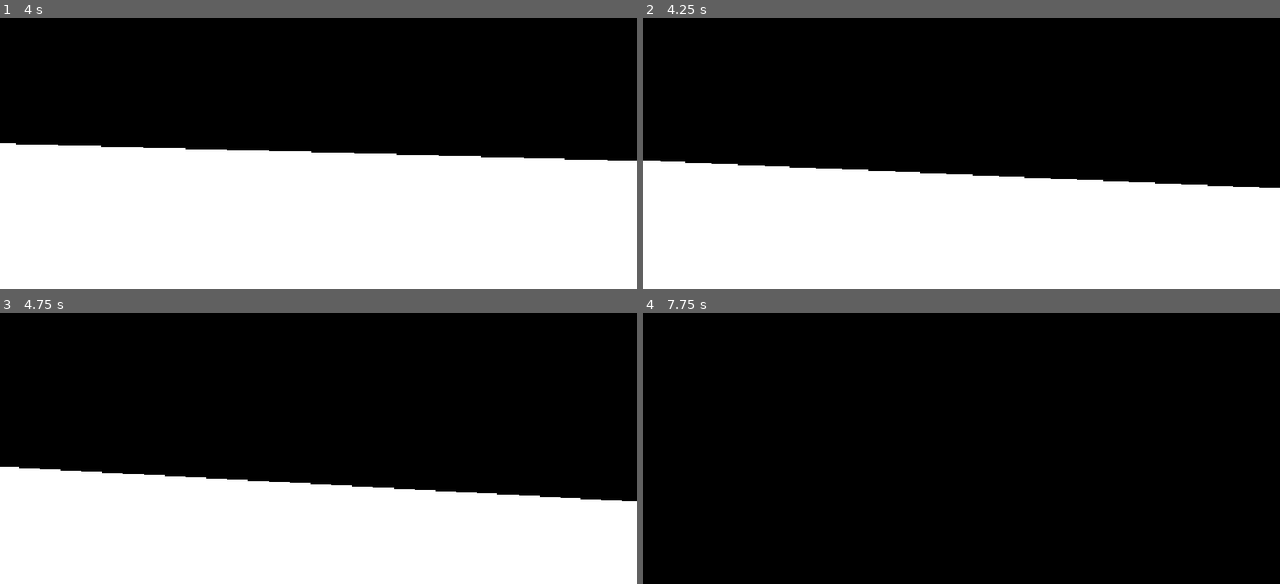
Above: before the commit, frames 1-4 (two rows, left to right).
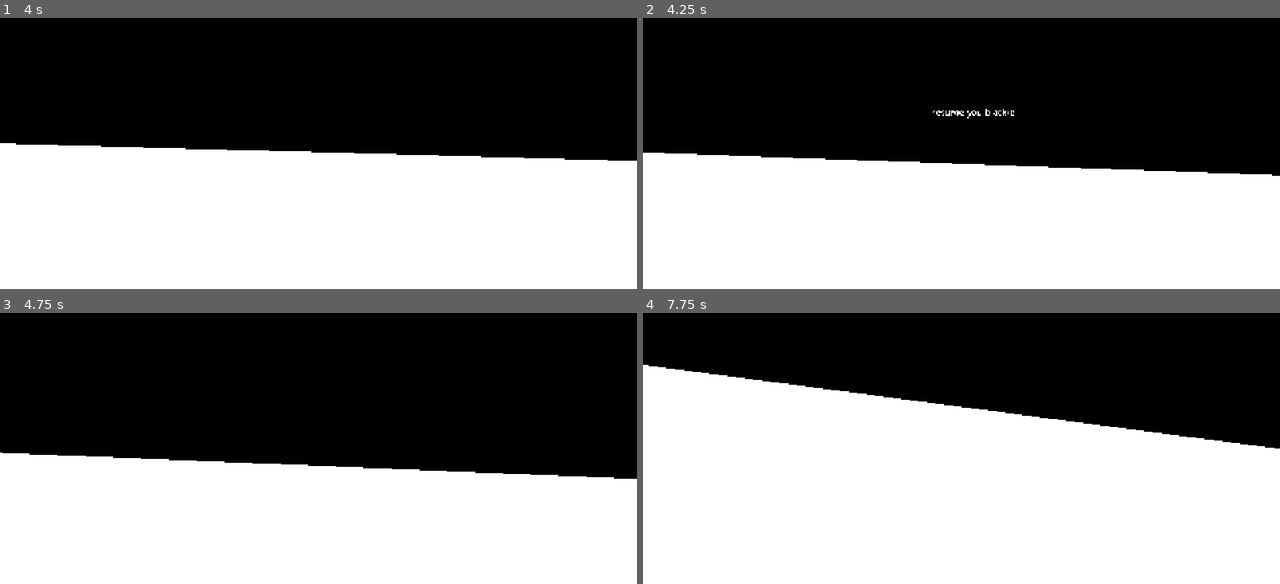
Above: after the commit, the same moments.

Repository: gorkareplay/lens
Game: Godot game, scene res://Scenes/main.tscn
Two runs of this game, one before a commit and one after it. Both use one fixed random seed, a clock stepped at 60 frames per second and the inputs below. The engine's default icon, where the game draws it, is replaced by a stand-in: a white triangle on a blue panel in a dark square.
Inputs (mouse positions are in pixels of both pictures, inside the frame that each line leads up to):
- Up to frame 1 (4 s): tap Enter (ui_accept) at 0.5, 0.77, 1.52, 3.02, 3.77 s; move the mouse to (312, 115) at 0.52 s; hold Up (ui_up) 0.53-2.78 s; tap E (interact) every 0.75 s from 0.6 to 3.6 s; click (312, 115) at 0.67 s; move the mouse to (363, 112) at 1.27 s; click (363, 112) at 1.42 s; move the mouse to (267, 104) at 2.02 s; click (267, 104) at 2.17 s; move the mouse to (324, 110) at 2.77 s; hold Left (ui_left) 2.78-3.53 s; click (324, 110) at 2.92 s; move the mouse to (293, 102) at 3.52 s; hold Up (ui_up) from 3.53 s (still down); click (293, 102) at 3.67 s
- Up to frame 2 (4.25 s): keep holding Up (ui_up); tap Escape (ui_cancel) at 4.15 s
- Up to frame 3 (4.75 s): release Up (ui_up) at 4.25 s; click (331, 407) at 4.25 s, where only the run after the commit has a clickable "resume you blackie"
- Up to frame 4 (7.75 s): tap Enter (ui_accept) at 5, 5.27, 6.77, 7.25, 7.52 s; move the mouse to (1101, 386) at 5.02 s; hold Right (ui_right) 5.03-5.78 s; tap E (interact) every 0.75 s from 5.1 to 7.35 s; click (1101, 386) at 5.17 s; move the mouse to (834, 421) at 5.77 s; hold Up (ui_up) 5.78-6.53 s; click (834, 421) at 5.92 s; move the mouse to (1025, 326) at 6.52 s; hold Right (ui_right) from 6.53 s (still down); click (1025, 326) at 6.67 s; move the mouse to (929, 475) at 7.27 s; click (929, 475) at 7.42 s

Frame 1 is identical in both runs. In frame 2, 4.0% of the frame differs, in the area x 0-100%, y 33-63%; in frame 3, 6.8%; in frame 4, 65%, in the area x 0-100%, y 19-100%.

Commit message:
pause menu

Diff:
--- /dev/null
+++ b/Scenes/main.gd
@@ -0,0 +1,15 @@
+extends Node3D
+
+# Called when the node enters the scene tree for the first time.
+func _ready() -> void:
+	pass # Replace with function body.
+
+
+# Called every frame. 'delta' is the elapsed time since the previous frame.
+func _process(delta: float) -> void:
+	pass
+
+func _input(event: InputEvent) -> void:
+	if Input.is_action_just_pressed("ui_cancel"):
+		get_tree().paused = true
+		Input.mouse_mode = Input.MOUSE_MODE_VISIBLE
--- a/Scenes/main.tscn
+++ b/Scenes/main.tscn
@@ -1,7 +1,9 @@
 [gd_scene format=3 uid="uid://1uo6ytv7tfwn"]
 
+[ext_resource type="Script" uid="uid://d0pejyksncldl" path="res://Scenes/main.gd" id="1_8gbba"]
 [ext_resource type="PackedScene" uid="uid://bx3i7n6agrjxy" path="res://Scenes/player.tscn" id="1_jjgbg"]
 [ext_resource type="PackedScene" uid="uid://crs2qme6ukli" path="res://Scenes/interactable.tscn" id="2_bo1nx"]
+[ext_resource type="Script" uid="uid://da6udrssgufhh" path="res://Scenes/ui.gd" id="4_jjvhh"]
 
 [sub_resource type="BoxShape3D" id="BoxShape3D_dkbjm"]
 size = Vector3(2, 0, 2)
@@ -12,6 +14,8 @@
 material = SubResource("StandardMaterial3D_6t5aa")
 
 [node name="Main" type="Node3D" unique_id=1089672469]
+process_mode = 1
+script = ExtResource("1_8gbba")
 
 [node name="StaticBody3D" type="StaticBody3D" parent="." unique_id=1937304955]
 
@@ -31,3 +35,23 @@
 
 [node name="Interactable" parent="." unique_id=133969350 instance=ExtResource("2_bo1nx")]
 transform = Transform3D(1, 0, 0, 0, 1, 0, 0, 0, 1, -2.8989558, 0.8618684, -0.51080894)
+
+[node name="UI" type="Control" parent="." unique_id=166735091]
+process_mode = 3
+layout_mode = 3
+anchors_preset = 0
+offset_right = 40.0
+offset_bottom = 40.0
+script = ExtResource("4_jjvhh")
+
+[node name="ResumeButton" type="Button" parent="UI" unique_id=396119556]
+visible = false
+layout_mode = 0
+offset_left = 370.0
+offset_top = 296.0
+offset_right = 824.0
+offset_bottom = 360.0
+disabled = true
+text = "resume you blackie"
+
+[connection signal="pressed" from="UI/ResumeButton" to="UI" method="_on_resume_button_pressed"]
--- a/Scenes/player.tscn
+++ b/Scenes/player.tscn
@@ -19,7 +19,6 @@
 [node name="Camera3D" type="Camera3D" parent="CameraPivot/SpringArm3D" unique_id=319491196]
 fov = 92.3
 script = ExtResource("2_hqtel")
-sensitivity = null
 
 [node name="RayCast3D" type="RayCast3D" parent="CameraPivot/SpringArm3D/Camera3D" unique_id=681123607]
 transform = Transform3D(1, 0, 0, 0, -0.0031614131, -0.999995, 0, 0.999995, -0.0031614131, 0, -5.9604645e-08, 0)
--- /dev/null
+++ b/Scenes/ui.gd
@@ -0,0 +1,23 @@
+extends Control
+
+@onready var button: Button = $ResumeButton
+
+# Called when the node enters the scene tree for the first time.
+func _ready() -> void:
+	pass # Replace with function body.
+
+
+# Called every frame. 'delta' is the elapsed time since the previous frame.
+func _process(delta: float) -> void:
+	if get_tree().paused:
+		button.disabled = false
+		button.visible = true
+
+func _on_resume_button_pressed() -> void:
+	unpause()
+
+func unpause():
+	button.disabled = true
+	button.visible = false
+	Input.mouse_mode = Input.MOUSE_MODE_CAPTURED
+	get_tree().paused = false
--- a/Scripts/camera_3d.gd
+++ b/Scripts/camera_3d.gd
@@ -18,6 +18,7 @@
 
 func _input(event: InputEvent) -> void:
 	if not Dialogue.active:
+
 		if event is InputEventMouseMotion and Input.mouse_mode == Input.MOUSE_MODE_CAPTURED:
 			# Add to our target values instead of snapping the camera instantly
 			target_yaw -= event.relative.x * sensitivity
@@ -25,6 +26,7 @@
 
 			# Clamp the vertical look limit immediately
 			target_pitch = clamp(target_pitch, min_pitch, max_pitch)
+
 
 func _process(delta: float) -> void:
 	if not Dialogue.active:
@@ -34,10 +36,3 @@
 
 		# Keep roll locked to avoid tilting sideways
 		rotation.z = 0.0
-
-func _unhandled_input(event: InputEvent) -> void:
-	if event.is_action_pressed("ui_cancel"):
-		if Input.mouse_mode == Input.MOUSE_MODE_CAPTURED:
-			Input.mouse_mode = Input.MOUSE_MODE_VISIBLE
-		else:
-			Input.mouse_mode = Input.MOUSE_MODE_CAPTURED
Not shown, added: Scenes/main.gd.uid
Not shown, added: Scenes/ui.gd.uid
